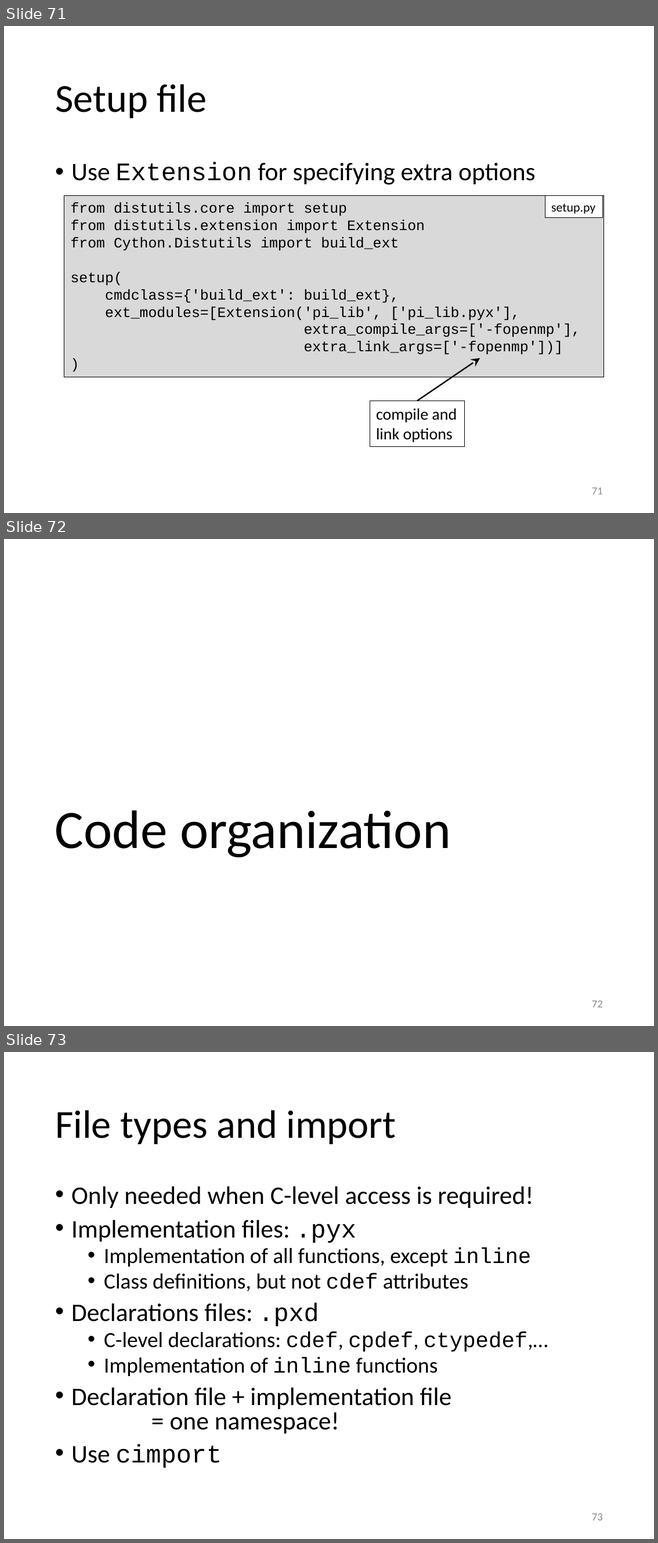
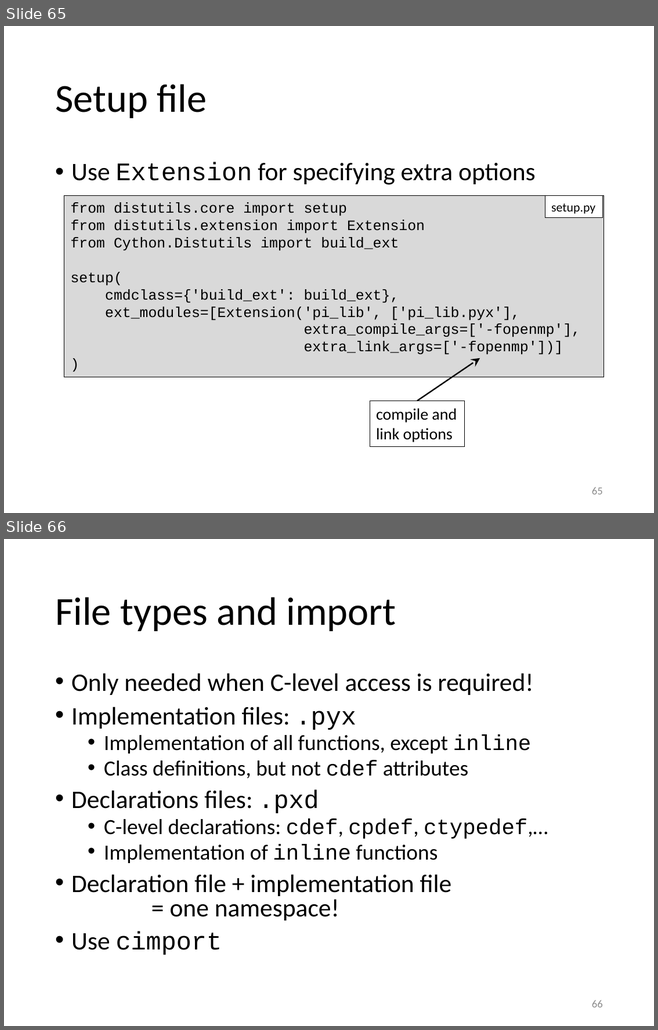
Before and after one commit to gjbex/Python-for-HPC, a slide deck: python_hpc.pptx. Shown one above the other, each under a label of ours: slides 71, 72 and 73 before the commit, slides 65 and 66 after it. The pictures are 658x1543 and 658x1030 pixels, drawn with LibreOffice and Linux fonts; fonts in the diff are those of the drawing. Boxes give left, top, right and bottom in pixels: in the first picture for what was removed or moved away, otherwise in the second. Text is boxed around its words. In the diff, an @@ line names an element or a change of style, - is before the commit and + after.

```diff
--- a/python_hpc.pptx
+++ b/python_hpc.pptx
@@ slide 72 removed at (4, 539, 654, 1026), background #FFFFFF @@
@@ title removed at (55, 810, 451, 857) @@
-Code organization
@@ page number removed at (592, 1001, 603, 1008) @@
-72
@@ what was slide 71 is now slide 65 @@
@@ page number at (592, 487, 603, 495): text changed @@
-71
+65
@@ what was slide 73 is now slide 66 @@
@@ page number at (592, 1000, 603, 1008): text changed @@
-73
+66
```
Also in this commit, not shown: 7 slides changed, 1 slide added, 21 other slides removed.
